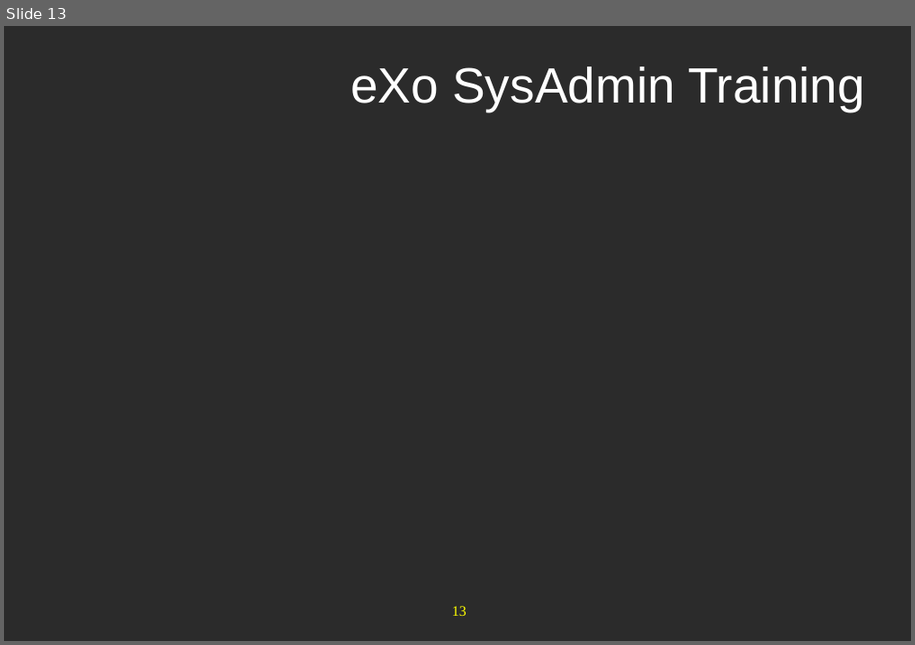
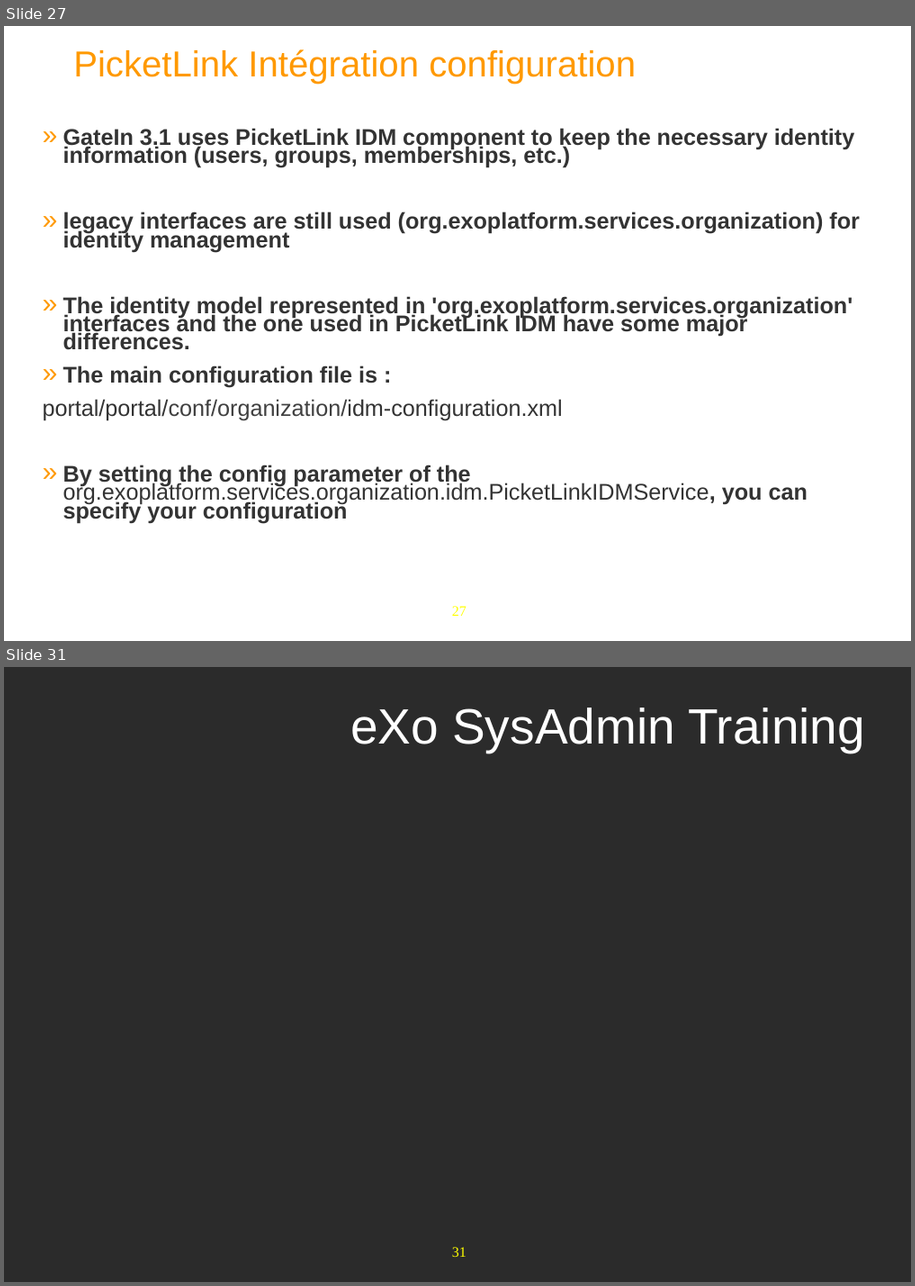
Before and after one commit to anhvurz90/training, a slide deck: exo-sysAdmin/970-LdapConfig-XSys.pptx. Shown one above the other, each under a label of ours: slide 13 before the commit, slides 27 and 31 after it; the slides between them are not shown. The pictures are 915x645 and 915x1286 pixels, drawn with LibreOffice and Linux fonts; fonts in the diff are those of the drawing; background and template pictures are left out; a plain dark background stands for a picture behind light text. Boxes give left, top, right and bottom in pixels: in the first picture for what was removed or moved away, otherwise in the second. Text is boxed around its words. In the diff, an @@ line names an element or a change of style, - is before the commit and + after.

```diff
--- a/exo-sysAdmin/970-LdapConfig-XSys.pptx
+++ b/exo-sysAdmin/970-LdapConfig-XSys.pptx
@@ slide 27 added at [4,26,911,641], background #FFFFFF; not listed: 1 template element that a slide beside it also shows @@
@@ title added at [73,49,636,84], 35 pt, text #FF9900 @@
+  PicketLink Intégration configuration
@@ text added at [43,128,860,523], 22 pt, text #333333, bold @@
+» GateIn 3.1 uses PicketLink IDM component to keep the necessary identity information (users, groups, memberships, etc.)
+» legacy interfaces are still used (org.exoplatform.services.organization) for identity management
+» The identity model represented in 'org.exoplatform.services.organization' interfaces and the one used in PicketLink IDM have some major differences.
+» The main configuration file is :
+portal/portal/conf/organization/idm-configuration.xml
+» By setting the config parameter of the org.exoplatform.services.organization.idm.PicketLinkIDMService, you can specify your configuration
@@ what was slide 13 is now slide 31 @@
@@ page number at [452,1247,467,1257]: text changed @@
-13
+31
```
Also in this commit, not shown: 2 slides changed, 17 other slides added.
